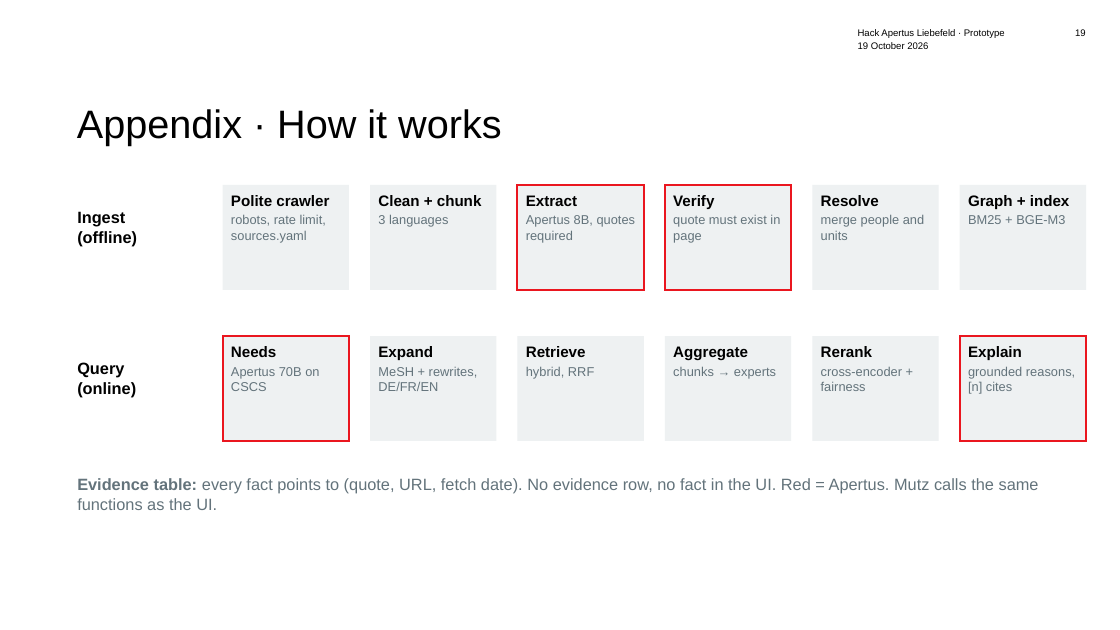
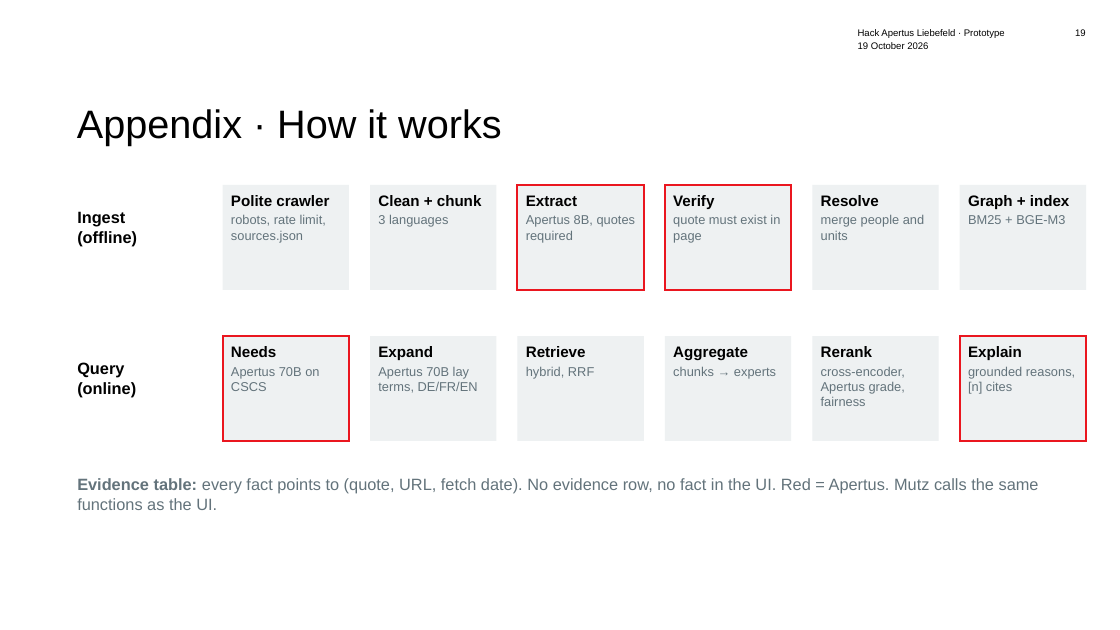
Before and after one commit to beSaif/mutz, a slide deck: slide 19 of research/Mutz_Pitch_lean_animated.pptx. Drawn at 1120x630 pixels with LibreOffice and Linux fonts; fonts in the diff are those of the drawing; background and template pictures are left out. Boxes give left, top, right and bottom in pixels: in the first picture for what was removed or moved away, otherwise in the second. Text is boxed around its words. In the diff, an @@ line names an element or a change of style, - is before the commit and + after.

```diff
--- a/research/Mutz_Pitch_lean_animated.pptx
+++ b/research/Mutz_Pitch_lean_animated.pptx
@@ text at box(231, 215, 326, 243): text changed @@
-robots, rate limit, sources.yaml
+robots, rate limit, sources.json
@@ text at box(378, 367, 478, 393): text changed @@
-MeSH + rewrites, DE/FR/EN
+Apertus 70B lay terms, DE/FR/EN
@@ text at box(821, 367, 905, 406): text changed @@
-cross-encoder + fairness
+cross-encoder, Apertus grade, fairness
```
Also in this commit, not shown: 9 other slides changed, 7 other files.
